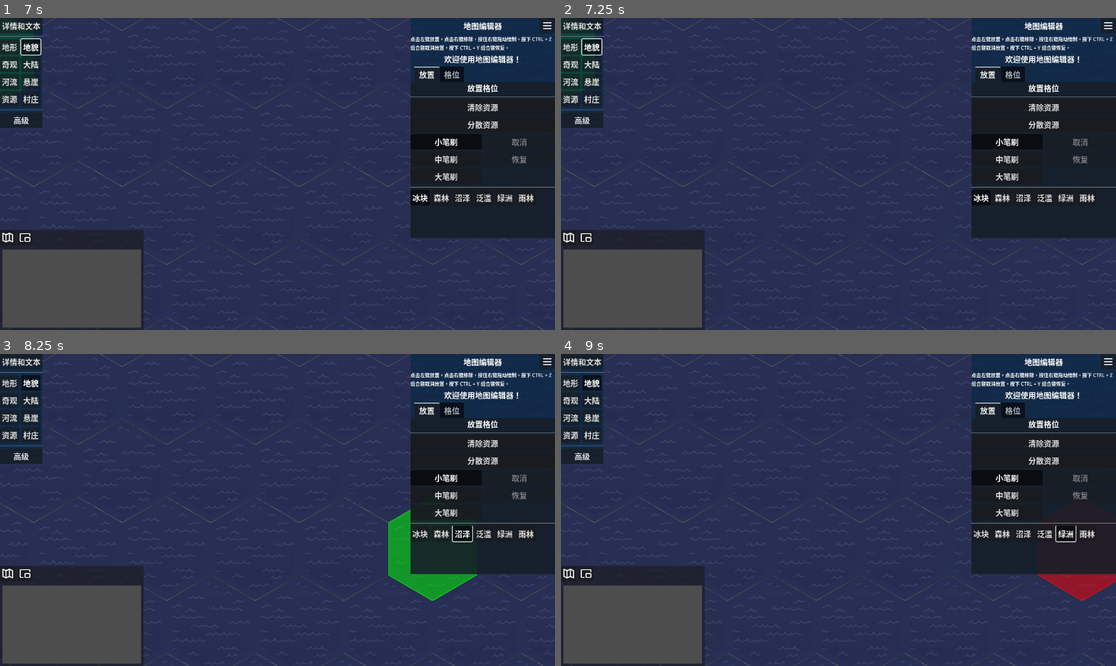
Above: before the commit, frames 1-4 (two rows, left to right).
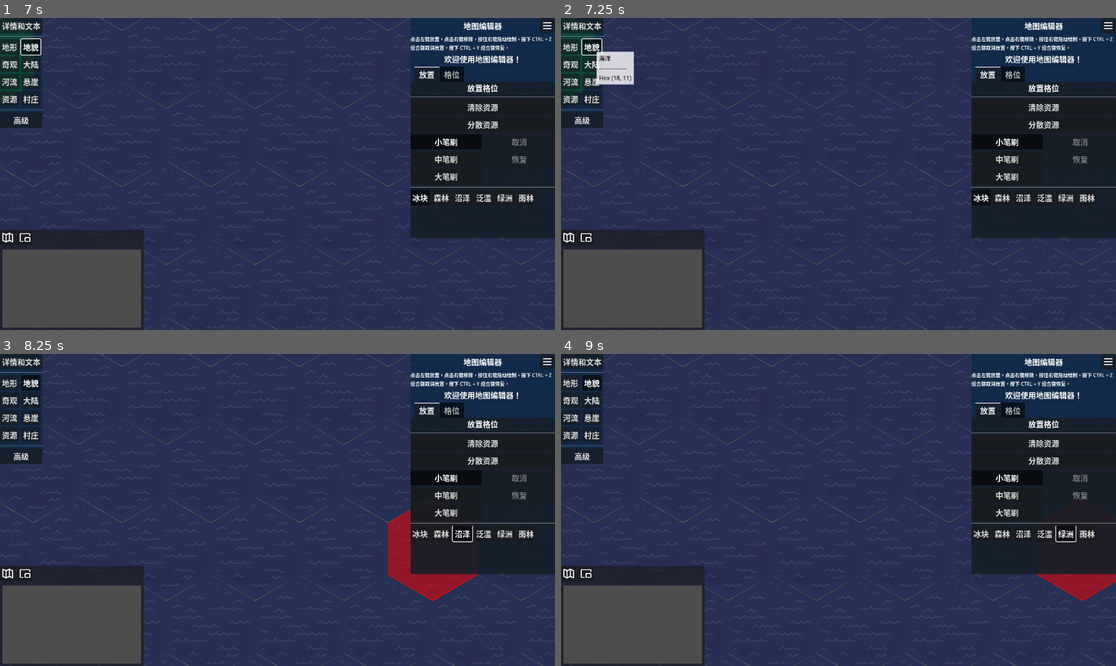
Above: after the commit, the same moments.

Repository: ZeromaXHe/MyGitRepository
Game: Godot game, scene res://scenes/map_editor/map_editor.tscn
Same seed, same stepped clock (60 frames per second), same inputs: the game is played once before the commit and once after it. This scene is started directly instead of the project's main scene.
Inputs:
- Up to frame 1 (7 s): click "草原" at 0.5 s; click "平原" at 1.25 s; click "沙漠" at 2 s; click "冻土" at 2.75 s; click "雪地" at 3.5 s; click "海洋" at 4.25 s; click "详情和文本" at 5 s; click "地形" at 5.75 s; click "地貌" at 6.5 s
- Up to frame 2 (7.25 s): no input
- Up to frame 3 (8.25 s): click "森林" at 7.25 s; click "沼泽" at 8 s
- Up to frame 4 (9 s): click "绿洲" at 8.75 s

Frame 1 is identical in both runs. In frame 2, 0.7% of the frame differs, in the area x 6-14%, y 10-22%; in frame 3, 1.5%, in the area x 69-86%, y 49-80%; in frame 4, nothing differs.

Commit message:
feature(GodotDemo): Civ6Copy 仿文明战棋游戏 - 地图编辑器（鼠标悬浮时显示单元格信息）

Diff:
--- a/GodotDemo/Civ6Copy/scenes/gui/map_editor_gui.gd
+++ b/GodotDemo/Civ6Copy/scenes/gui/map_editor_gui.gd
@@ -124,6 +124,7 @@
 var continent_type: Map.ContinentType = Map.ContinentType.AFRICA
 var resource_type: Map.ResourceType = Map.ResourceType.SILK
 var resource_type_group: ButtonGroup = null
+var mouse_hover_info_showed: bool = false
 
 @onready var info_label: Label = $MarginContainer/RightTopPanelContainer/RtVBoxContainer/TitleVBoxContainer/InfoLabel
 @onready var rt_tab: TabContainer = $MarginContainer/RightTopPanelContainer/RtVBoxContainer/TabContainer
@@ -165,6 +166,9 @@
 @onready var continent_option_button: OptionButton = $"MarginContainer/RightTopPanelContainer/RtVBoxContainer/TabContainer/放置/ScrollContainer/ContinentVBoxContainer/ContinentOptionButton"
 # 右边放置资源时的按钮
 @onready var silk_button: Button = $"MarginContainer/RightTopPanelContainer/RtVBoxContainer/TabContainer/放置/ScrollContainer/ResourceGridContainer/SilkButton"
+# 鼠标悬停在地块上时显示的面板
+@onready var mouse_hover_tile_panel: PanelContainer = $MouseHoverTilePanel
+@onready var mouse_hover_tile_label: Label = $MouseHoverTilePanel/MarginContainer/Label
 
 
 func _ready() -> void:
@@ -187,6 +191,17 @@
 	cancel_button.disabled = true
 	# 菜单界面不显示
 	menu_overlay.visible = false
+	# 鼠标悬停面板不显示
+	hide_mouse_hover_tile_info()
+
+
+func _process(delta: float) -> void:
+	if mouse_hover_info_showed:
+		var mouse_posi: Vector2 = get_viewport().get_mouse_position()
+		# TODO: 目前如果只在右下角显示的话，当鼠标在窗口右下角可能看不到提示。
+		# 未来可以加个根据坐标相对窗口的位置决定悬浮面板位置的逻辑
+		mouse_hover_tile_panel.offset_left = mouse_posi.x + 10
+		mouse_hover_tile_panel.offset_top = mouse_posi.y + 10
 
 
 func disvisible_all_place_container() -> void:
@@ -198,6 +213,31 @@
 	cliff_container.visible = false
 	resource_container.visible = false
 	village_container.visible = false
+
+
+func show_mouse_hover_tile_info(map_coord: Vector2i, tile_info: Map.TileInfo) -> void:
+	mouse_hover_info_showed = true
+	mouse_hover_tile_panel.visible = true
+	mouse_hover_tile_label.text = Map.TERRAIN_TYPE_TO_NAME_DICT[tile_info.type]
+	if tile_info.landscape != Map.LandscapeType.EMPTY:
+		mouse_hover_tile_label.text += "\n" + Map.LANDSCAPE_TYPE_TO_NAME_DICT[tile_info.landscape]
+	if tile_info.village == 1:
+		mouse_hover_tile_label.text += "\n部落村庄"
+	if tile_info.resource != Map.ResourceType.EMPTY:
+		mouse_hover_tile_label.text += "\n" + Map.RESOURCE_TYPE_TO_NAME_DICT[tile_info.resource]
+	if tile_info.type != Map.TerrainType.SHORE and tile_info.type != Map.TerrainType.OCEAN:
+		mouse_hover_tile_label.text += "\n大陆：" + Map.CONTINENT_TYPE_TO_NAME_DICT[tile_info.continent]
+	mouse_hover_tile_label.text += "\n---------------"
+	mouse_hover_tile_label.text += "\nHex " + str(map_coord)
+
+	var mouse_posi: Vector2 = get_viewport().get_mouse_position()
+	mouse_hover_tile_panel.offset_left = mouse_posi.x
+	mouse_hover_tile_panel.offset_top = mouse_posi.y
+
+
+func hide_mouse_hover_tile_info() -> void:
+	mouse_hover_info_showed = false
+	mouse_hover_tile_panel.visible = false
 
 
 func handle_place_mode_group_pressed(button: BaseButton) -> void:
--- a/GodotDemo/Civ6Copy/scenes/gui/map_editor_gui.tscn
+++ b/GodotDemo/Civ6Copy/scenes/gui/map_editor_gui.tscn
@@ -16,6 +16,9 @@
 
 [sub_resource type="StyleBoxFlat" id="StyleBoxFlat_dypht"]
 bg_color = Color(0.0666667, 0.14902, 0.243137, 0.933333)
+
+[sub_resource type="StyleBoxFlat" id="StyleBoxFlat_rwq4m"]
+bg_color = Color(1, 1, 1, 0.8)
 
 [node name="MapEditorGUI" type="CanvasLayer"]
 script = ExtResource("1_lwefg")
@@ -1068,6 +1071,32 @@
 layout_mode = 2
 text = "返回桌面"
 
+[node name="MouseHoverTilePanel" type="PanelContainer" parent="."]
+anchors_preset = -1
+offset_left = 400.0
+offset_top = 400.0
+theme_override_styles/panel = SubResource("StyleBoxFlat_rwq4m")
+
+[node name="MarginContainer" type="MarginContainer" parent="MouseHoverTilePanel"]
+layout_mode = 2
+theme_override_constants/margin_left = 5
+theme_override_constants/margin_top = 5
+theme_override_constants/margin_right = 5
+theme_override_constants/margin_bottom = 5
+
+[node name="Label" type="Label" parent="MouseHoverTilePanel/MarginContainer"]
+layout_mode = 2
+theme_override_colors/font_color = Color(0.14902, 0.14902, 0.14902, 1)
+theme_override_font_sizes/font_size = 12
+text = "沙漠（丘陵）
+移动力消耗：2
+防御值变更：3
+魅力：迷人的（2）
+大陆：非洲
+---------------
+1 生产力
+Hex (45, 25)"
+
 [connection signal="pressed" from="MarginContainer/RightTopPanelContainer/RtVBoxContainer/TitleVBoxContainer/MarginContainer/MenuButton" to="." method="_on_menu_button_pressed"]
 [connection signal="pressed" from="MarginContainer/RightTopPanelContainer/RtVBoxContainer/TabContainer/放置/EditGridContainer/CancelButton" to="." method="_on_cancel_button_pressed"]
 [connection signal="pressed" from="MarginContainer/RightTopPanelContainer/RtVBoxContainer/TabContainer/放置/EditGridContainer/RestoreButton" to="." method="_on_restore_button_pressed"]
--- a/GodotDemo/Civ6Copy/scenes/map_editor/map.gd
+++ b/GodotDemo/Civ6Copy/scenes/map_editor/map.gd
@@ -160,6 +160,131 @@
 	CLIFF,
 }
 
+const TERRAIN_TYPE_TO_NAME_DICT: Dictionary = {
+	TerrainType.GRASS: "草原",
+	TerrainType.GRASS_HILL: "草原（丘陵）",
+	TerrainType.GRASS_MOUNTAIN: "草原（山脉）",
+	TerrainType.PLAIN: "平原",
+	TerrainType.PLAIN_HILL: "平原（丘陵）",
+	TerrainType.PLAIN_MOUNTAIN: "平原（山脉）",
+	TerrainType.DESERT: "沙漠",
+	TerrainType.DESERT_HILL: "沙漠（丘陵）",
+	TerrainType.DESERT_MOUNTAIN: "沙漠（山脉）",
+	TerrainType.TUNDRA: "冻土",
+	TerrainType.TUNDRA_HILL: "冻土（丘陵）",
+	TerrainType.TUNDRA_MOUNTAIN: "冻土（山脉）",
+	TerrainType.SNOW: "雪地",
+	TerrainType.SNOW_HILL: "雪地（丘陵）",
+	TerrainType.SNOW_MOUNTAIN: "雪地（山脉）",
+	TerrainType.SHORE: "海岸与湖泊",
+	TerrainType.OCEAN: "海洋",
+}
+
+const LANDSCAPE_TYPE_TO_NAME_DICT: Dictionary = {
+	LandscapeType.EMPTY: "无",
+	LandscapeType.ICE: "冰",
+	LandscapeType.FOREST: "森林",
+	LandscapeType.SWAMP: "沼泽",
+	LandscapeType.FLOOD: "泛滥平原",
+	LandscapeType.OASIS: "绿洲",
+	LandscapeType.RAINFOREST: "雨林",
+}
+
+const CONTINENT_TYPE_TO_NAME_DICT: Dictionary = {
+	ContinentType.AFRICA: "非洲",
+	ContinentType.AMASIA: "阿马西亚",
+	ContinentType.AMERICA: "美洲",
+	ContinentType.ANTARCTICA: "南极洲",
+	ContinentType.ARCTIC: "北极大陆",
+	ContinentType.ASIA: "亚洲",
+	ContinentType.ASIAMERICA: "亚美大陆",
+	ContinentType.ATLANTICA: "大西洋洲",
+	ContinentType.ATLANTIS: "亚特兰蒂斯",
+	ContinentType.AUSTRALIA: "澳大利亚",
+	ContinentType.AVALONIA: "阿瓦隆尼亚",
+	ContinentType.AZANIA: "阿扎尼亚",
+	ContinentType.BALTICA: "波罗大陆",
+	ContinentType.CIMMERIA: "辛梅利亚大陆",
+	ContinentType.COLUMBIA: "哥伦比亚",
+	ContinentType.CONGO_CRATON: "刚果克拉通",
+	ContinentType.EURAMERICA: "欧美大陆",
+	ContinentType.EUROPE: "欧洲",
+	ContinentType.GONDWANA: "冈瓦那",
+	ContinentType.KALAHARI: "喀拉哈里",
+	ContinentType.KAZAKHSTANIA: "哈萨克大陆",
+	ContinentType.KENORLAND: "凯诺兰",
+	ContinentType.KUMARI_KANDAM: "古默里坎达",
+	ContinentType.LAURASIA: "劳亚古陆",
+	ContinentType.LAURENTIA: "劳伦古陆",
+	ContinentType.LEMURIA: "利莫里亚 ",
+	ContinentType.MU: "穆大陆",
+	ContinentType.NENA: "妮娜大陆",
+	ContinentType.NORTH_AMERICA: "北美洲",
+	ContinentType.NOVOPANGAEA: "新盘古大陆",
+	ContinentType.NUNA: "努纳",
+	ContinentType.OCEANIA: "大洋洲",
+	ContinentType.PANGAEA: "盘古大陆",
+	ContinentType.PANGAEA_ULTIMA: "终极盘古大陆",
+	ContinentType.PANNOTIA: "潘诺西亚",
+	ContinentType.RODINIA: "罗迪尼亚",
+	ContinentType.SIBERIA: "西伯利亚",
+	ContinentType.SOUTH_AMERICA: "南美洲",
+	ContinentType.TERRA_AUSTRALIS: "未知的南方大陆",
+	ContinentType.UR: "乌尔",
+	ContinentType.VAALBARA: "瓦巴拉",
+	ContinentType.VENDIAN: "文德期",
+	ContinentType.ZEALANDIA: "西兰蒂亚",
+}
+
+const RESOURCE_TYPE_TO_NAME_DICT: Dictionary = {
+	ResourceType.EMPTY: "空",
+	ResourceType.SILK: "丝绸",
+	ResourceType.RELIC: "历史遗迹",
+	ResourceType.COCOA_BEAN: "可可豆",
+	ResourceType.COFFEE: "咖啡",
+	ResourceType.MARBLE: "大理石",
+	ResourceType.RICE: "大米",
+	ResourceType.WHEAT: "小麦",
+	ResourceType.TRUFFLE: "松露",
+	ResourceType.ORANGE: "柑橘",
+	ResourceType.DYE: "染料",
+	ResourceType.COTTON: "棉花",
+	ResourceType.MERCURY: "水银",
+	ResourceType.WRECKAGE: "海难遗迹",
+	ResourceType.TOBACCO: "烟草",
+	ResourceType.COAL: "煤",
+	ResourceType.INCENSE: "熏香",
+	ResourceType.COW: "牛",
+	ResourceType.JADE: "玉",
+	ResourceType.CORN: "玉米",
+	ResourceType.PEARL: "珍珠",
+	ResourceType.FUR: "皮草",
+	ResourceType.SALT: "盐",
+	ResourceType.STONE: "石头",
+	ResourceType.OIL: "石油",
+	ResourceType.GYPSUM: "石膏",
+	ResourceType.SALTPETER: "硝石",
+	ResourceType.SUGAR: "糖",
+	ResourceType.SHEEP: "羊",
+	ResourceType.TEA: "茶",
+	ResourceType.WINE: "葡萄酒",
+	ResourceType.HONEY: "蜂蜜",
+	ResourceType.CRAB: "螃蟹",
+	ResourceType.IVORY: "象牙",
+	ResourceType.DIAMOND: "钻石",
+	ResourceType.URANIUM: "铀",
+	ResourceType.IRON: "铁",
+	ResourceType.COPPER: "铜",
+	ResourceType.ALUMINIUM: "铝",
+	ResourceType.SILVER: "银",
+	ResourceType.SPICE: "香料",
+	ResourceType.BANANA: "香蕉",
+	ResourceType.HORSE: "马",
+	ResourceType.FISH: "鱼",
+	ResourceType.WHALE: "鲸鱼",
+	ResourceType.DEER: "鹿",
+}
+
 # 地图尺寸和格子数的映射字典
 const SIZE_DICT: Dictionary = {
 	0: Vector2i(44, 26),
--- a/GodotDemo/Civ6Copy/scenes/map_editor/map_editor.gd
+++ b/GodotDemo/Civ6Copy/scenes/map_editor/map_editor.gd
@@ -73,10 +73,11 @@
 
 # 左键点击开始时相对镜头的本地坐标
 var _from_camera_position := Vector2(-1, -1)
-# 鼠标悬浮的图块坐标
-var _mouse_hover_tile_coord := NULL_COORD
+# 鼠标悬浮的图块坐标和时间
+var _mouse_hover_tile_coord: Vector2i = NULL_COORD
+var _mouse_hover_tile_time: float = 0
 # 鼠标悬浮的边界坐标
-var _mouse_hover_border_coord := NULL_COORD
+var _mouse_hover_border_coord: Vector2i = NULL_COORD
 # 地块类型到 TileSet 信息映射
 var _terrain_type_to_tile_dict : Dictionary = {
 	Map.TerrainType.GRASS: MapTileCell.new(0, Vector2i.ZERO),
@@ -129,7 +130,10 @@
 
 
 func _process(delta: float) -> void:
-	paint_new_green_chosen_area()
+	var tile_moved: bool = handle_mouse_hover_tile(delta)
+	var border_moved: bool = handle_mouse_hover_border(delta)
+	if tile_moved or border_moved:
+		paint_new_chosen_area()
 
 
 func _unhandled_input(event: InputEvent) -> void:
@@ -244,61 +248,76 @@
 	return tile_map.local_to_map(tile_map.to_local(get_global_mouse_position()))
 
 
-func paint_new_green_chosen_area(renew: bool = false) -> void:
+func handle_mouse_hover_tile(delta: float) -> bool:
+	var map_coord: Vector2i = get_map_coord()
+	if map_coord == _mouse_hover_tile_coord:
+		_mouse_hover_tile_time += delta
+		if not gui.mouse_hover_info_showed and _mouse_hover_tile_time > 2 and is_in_map_tile(map_coord):
+			gui.show_mouse_hover_tile_info(map_coord, _map.get_map_tile_info_at(map_coord))
+		return false
+	clear_pre_mouse_hover_tile_selection()
+	_mouse_hover_tile_coord = map_coord
+	_mouse_hover_tile_time = 0
+	gui.hide_mouse_hover_tile_info()
+	return true
+
+
+func clear_pre_mouse_hover_tile_selection() -> void:
+	# 按最大笔刷的范围擦除原来图块
+	if _mouse_hover_tile_coord != NULL_COORD:
+		var old_inside: Array[Vector2i] = get_surrounding_cells(_mouse_hover_tile_coord, 2, true)
+		for coord in old_inside:
+			# 擦除原图块
+			tile_map.erase_cell(TILE_CHOSEN_LAYER_IDX, coord)
+
+
+func handle_mouse_hover_border(_delta: float) -> bool:
+	var border_coord: Vector2i = get_border_coord()
+	if border_coord == _mouse_hover_border_coord:
+		return false
+	clear_pre_mouse_hover_border_selection()
+	_mouse_hover_border_coord = border_coord
+	return true
+
+
+func clear_pre_mouse_hover_border_selection() -> void:
+	# 清理之前的边界图块
+	if _mouse_hover_border_coord != NULL_COORD:
+		border_tile_map.erase_cell(BORDER_CHOSEN_LAYER_IDX, _mouse_hover_border_coord)
+
+
+func paint_new_chosen_area(renew: bool = false) -> void:
 	var map_coord: Vector2i = get_map_coord()
 	var border_coord: Vector2i = get_border_coord()
 	# 只在放置模式下绘制鼠标悬浮地块
 	if gui.get_rt_tab_status() != MapEditorGUI.TabStatus.PLACE:
 		return
-	if not renew and (map_coord == _mouse_hover_tile_coord or border_coord == _mouse_hover_border_coord):
-		return
-	# 按最大笔刷的范围擦除原来图块
-	if _mouse_hover_tile_coord != NULL_COORD:
-		var old_inside: Array[Vector2i] = get_surrounding_cells(_mouse_hover_tile_coord, 2, true)
-		for coord in old_inside:
-			# 擦除原图块
-			tile_map.set_cell(TILE_CHOSEN_LAYER_IDX, coord)
-	# 清理之前的边界图块
-	if _mouse_hover_border_coord != NULL_COORD:
-		border_tile_map.set_cell(BORDER_CHOSEN_LAYER_IDX, _mouse_hover_border_coord)
+	if renew:
+		clear_pre_mouse_hover_tile_selection()
+		clear_pre_mouse_hover_border_selection()
 
 	match gui.place_mode:
 		MapEditorGUI.PlaceMode.RIVER:
 			do_paint_green_chosen_border_area(border_coord, self.is_river_placable)
-			_mouse_hover_border_coord = border_coord
-			_mouse_hover_tile_coord = NULL_COORD
 		MapEditorGUI.PlaceMode.CLIFF:
 			do_paint_green_chosen_border_area(border_coord, self.is_cliff_placable)
-			_mouse_hover_border_coord = border_coord
-			_mouse_hover_tile_coord = NULL_COORD
 		MapEditorGUI.PlaceMode.TERRAIN:
 			var dist: int = gui.get_painter_size_dist()
 			var new_inside: Array[Vector2i] = get_surrounding_cells(map_coord, dist, true)
 			for coord in new_inside:
 				# 新增新图块
 				tile_map.set_cell(TILE_CHOSEN_LAYER_IDX, coord, 17, Vector2i(0, 0))
-
-			_mouse_hover_tile_coord = map_coord
-			_mouse_hover_border_coord = NULL_COORD
 		MapEditorGUI.PlaceMode.LANDSCAPE:
 			var placable: Callable = func(x) -> bool: return is_landscape_placable(x, gui.landscape_type)
 			do_paint_green_chosen_tile_area(map_coord, placable)
-			_mouse_hover_tile_coord = map_coord
-			_mouse_hover_border_coord = NULL_COORD
 		MapEditorGUI.PlaceMode.VILLAGE:
 			do_paint_green_chosen_tile_area(map_coord, self.is_village_placable)
-			_mouse_hover_tile_coord = map_coord
-			_mouse_hover_border_coord = NULL_COORD
 		MapEditorGUI.PlaceMode.RESOURCE:
 			var placable: Callable = func(x) -> bool: return is_resource_placable(x, gui.resource_type)
 			do_paint_green_chosen_tile_area(map_coord, placable)
-			_mouse_hover_tile_coord = map_coord
-			_mouse_hover_border_coord = NULL_COORD
 		MapEditorGUI.PlaceMode.CONTINENT:
 			# TODO: 补全资源判定逻辑。目前使用 lambda 暂时允许所有资源随便放
 			do_paint_green_chosen_tile_area(map_coord, self.is_continent_placable)
-			_mouse_hover_tile_coord = map_coord
-			_mouse_hover_border_coord = NULL_COORD
 
 
 func do_paint_green_chosen_tile_area(map_coord: Vector2i, placable: Callable) -> void:
@@ -732,28 +751,28 @@
 				return
 			paint_border(border_coord, step, Map.BorderTileType.EMPTY)
 			# 强制重绘选择区域
-			paint_new_green_chosen_area(true)
+			paint_new_chosen_area(true)
 		MapEditorGUI.PlaceMode.RIVER:
 			var border_coord: Vector2i = get_border_coord()
 			if _map.get_border_tile_info_at(border_coord).type != Map.BorderTileType.RIVER:
 				return
 			paint_border(border_coord, step, Map.BorderTileType.EMPTY)
 			# 强制重绘选择区域
-			paint_new_green_chosen_area(true)
+			paint_new_chosen_area(true)
 		MapEditorGUI.PlaceMode.LANDSCAPE:
 			var tile_coord: Vector2i = get_map_coord()
 			if _map.get_map_tile_info_at(tile_coord).landscape == Map.LandscapeType.EMPTY:
 				return
 			paint_landscape(tile_coord, step, Map.LandscapeType.EMPTY)
 			# 强制重绘选择区域
-			paint_new_green_chosen_area(true)
+			paint_new_chosen_area(true)
 		MapEditorGUI.PlaceMode.VILLAGE:
 			var tile_coord: Vector2i = get_map_coord()
 			if _map.get_map_tile_info_at(tile_coord).village == 0:
 				return
 			paint_village(tile_coord, step, 0)
 			# 强制重绘选择区域
-			paint_new_green_chosen_area(true)
+			paint_new_chosen_area(true)
 		MapEditorGUI.PlaceMode.RESOURCE:
 			var tile_coord: Vector2i = get_map_coord()
 			if _map.get_map_tile_info_at(tile_coord).resource == Map.ResourceType.EMPTY:
@@ -762,7 +781,7 @@
 				return
 			paint_resource(tile_coord, step, Map.ResourceType.EMPTY)
 			# 强制重绘选择区域
-			paint_new_green_chosen_area(true)
+			paint_new_chosen_area(true)
 	save_paint_step(step)
 
 
@@ -803,35 +822,35 @@
 					if is_cliff_placable(border):
 						paint_border(border, step, Map.BorderTileType.CLIFF)
 			# 强制重绘选择区域
-			paint_new_green_chosen_area(true)
+			paint_new_chosen_area(true)
 		MapEditorGUI.PlaceMode.LANDSCAPE:
 			var coord: Vector2i = get_map_coord()
 			if not is_landscape_placable(coord, gui.landscape_type):
 				return
 			paint_landscape(coord, step, gui.landscape_type)
 			# 强制重绘选择区域
-			paint_new_green_chosen_area(true)
+			paint_new_chosen_area(true)
 		MapEditorGUI.PlaceMode.VILLAGE:
 			var coord: Vector2i = get_map_coord()
 			if not is_village_placable(coord):
 				return
 			paint_village(coord, step, 1)
 			# 强制重绘选择区域
-			paint_new_green_chosen_area(true)
+			paint_new_chosen_area(true)
 		MapEditorGUI.PlaceMode.RESOURCE:
 			var coord: Vector2i = get_map_coord()
 			if not is_resource_placable(coord, gui.resource_type):
 				return
 			paint_resource(coord, step, gui.resource_type)
 			# 强制重绘选择区域
-			paint_new_green_chosen_area(true)
+			paint_new_chosen_area(true)
 		MapEditorGUI.PlaceMode.CONTINENT:
 			var coord: Vector2i = get_map_coord()
 			if not is_continent_placable(coord):
 				return
 			paint_continent(coord, step, gui.continent_type)
 			# 强制重绘选择区域
-			paint_new_green_chosen_area(true)
+			paint_new_chosen_area(true)
 		MapEditorGUI.PlaceMode.CLIFF:
 			var border_coord: Vector2i = get_border_coord()
 			if not is_cliff_placable(border_coord):
@@ -839,7 +858,7 @@
 			# 绘制边界悬崖
 			paint_border(border_coord, step, Map.BorderTileType.CLIFF)
 			# 强制重绘选择区域
-			paint_new_green_chosen_area(true)
+			paint_new_chosen_area(true)
 		MapEditorGUI.PlaceMode.RIVER:
 			var border_coord: Vector2i = get_border_coord()
 			if not is_river_placable(border_coord):
@@ -847,7 +866,7 @@
 			# 绘制边界河流
 			paint_border(border_coord, step, Map.BorderTileType.RIVER)
 			# 强制重绘选择区域
-			paint_new_green_chosen_area(true)
+			paint_new_chosen_area(true)
 
 	save_paint_step(step)
 
Not shown: 1 places in GodotDemo/Civ6Copy/scenes/gui/map_editor_gui.tscn that only renumber resources
